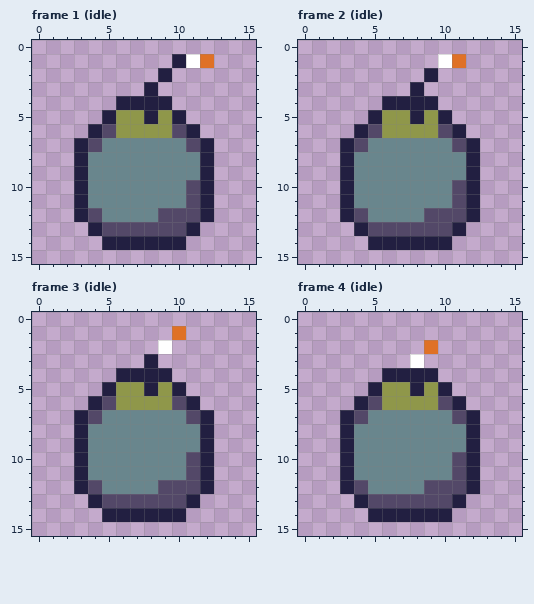
Pixel-art file -- android/assets/ase/actor_bomb.ase. Above is the file before it was changed.
16x16 pixels, 5 frames. Shown: frame 1 (idle), frame 2 (idle), frame 3 (idle), frame 4 (idle). The commit also changed other frames, which this record leaves out.
After the commit:
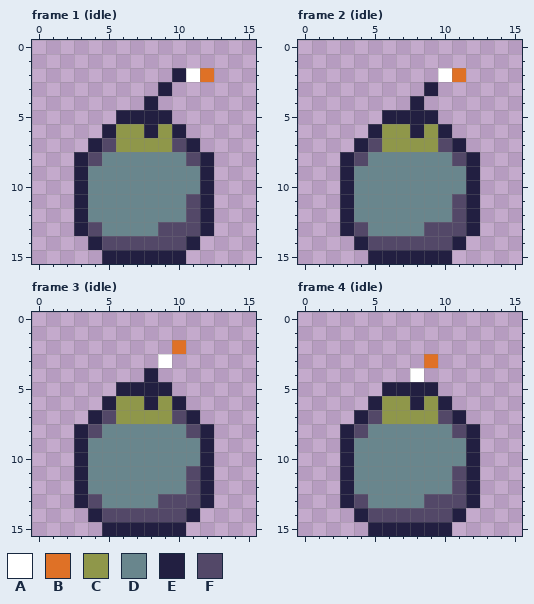
Palette (. is transparent): A #ffffff  B #df7126  C #8f974a  D #69868d  E #221f41  F #534868
Difference:
Changed rows in their new state; - is an unchanged pixel.
Frame 1 (idle):
first column x 3:
 1 -------...
 2 ------.EAB
 3 -----.E---
 4 ---..-.---
 5 --.EE-E.--
 6 -.E--E-E.-
 7 .EFCCCCFE.
 8 -F------F-
10 --------D-
12 -D----DD--
13 EFDDDD--FE
14 -EFFFFFFE-
15 --EEEEEE--
Frame 2 (idle):
first column x 3:
 1 -------..-
 2 ------.AB-
 3 -----.E---
 4 ---..-.---
 5 --.EE-E.--
 6 -.E--E-E.-
 7 .EFCCCCFE.
 8 -F------F-
10 --------D-
12 -D----DD--
13 EFDDDD--FE
14 -EFFFFFFE-
15 --EEEEEE--
Frame 3 (idle):
first column x 3:
 1 -------.--
 2 ------.B--
 3 -----.A---
 4 ---..-.---
 5 --.EE-E.--
 6 -.E--E-E.-
 7 .EFCCCCFE.
 8 -F------F-
10 --------D-
12 -D----DD--
13 EFDDDD--FE
14 -EFFFFFFE-
15 --EEEEEE--
Frame 4 (idle):
first column x 3:
 2 ------.---
 3 -----.B---
 4 ---..A.---
 5 --.EE-E.--
 6 -.E--E-E.-
 7 .EFCCCCFE.
 8 -F------F-
10 --------D-
12 -D----DD--
13 EFDDDD--FE
14 -EFFFFFFE-
15 --EEEEEE--
